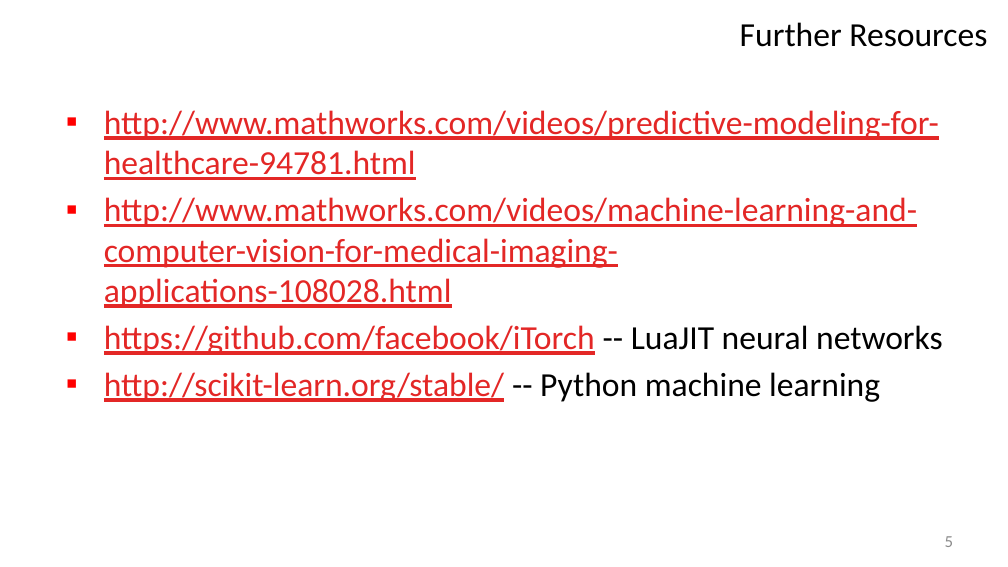
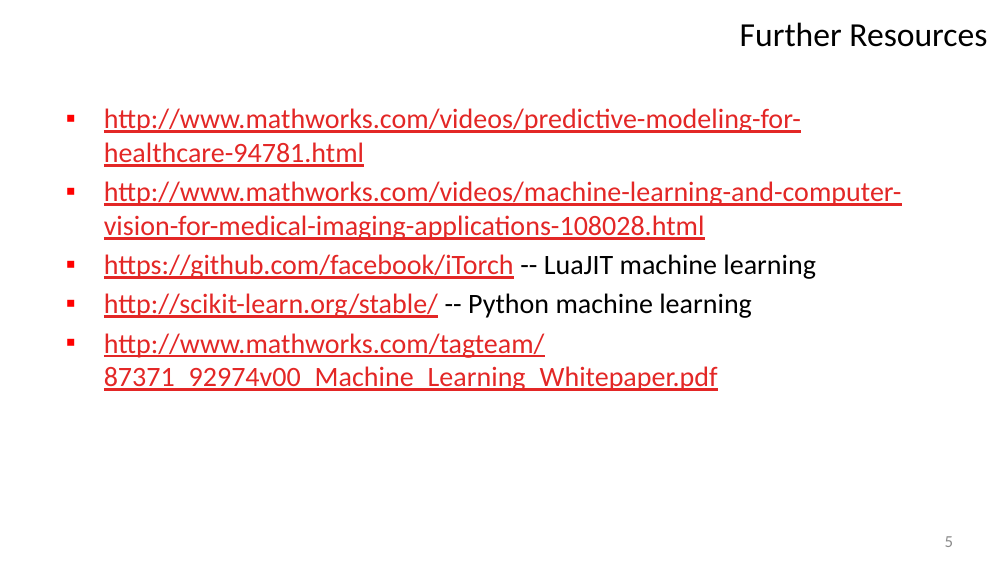
Before and after one commit to dadair-ca/ais-ml-tut-2016, a slide deck: slide 5 of ml-handson-2016-06-22.pptx. Drawn at 1008x567 pixels with LibreOffice and Linux fonts; fonts in the diff are those of the drawing; background and template pictures are left out. Boxes give left, top, right and bottom in pixels: in the first picture for what was removed or moved away, otherwise in the second. Text is boxed around its words. In the diff, an @@ line names an element or a change of style, - is before the commit and + after.

Commit message:
Updated references.

```diff
--- a/ml-handson-2016-06-22.pptx
+++ b/ml-handson-2016-06-22.pptx
@@ text at (104, 108, 902, 318): size 24 to 20 pt in "http://www.mathworks.com/videos/predictive-modeling-for-heal ...", "http://www.mathworks.com/videos/machine-learning-and-compute ...", "http://scikit-learn.org/stable/ -- Python machine learning" @@
@@ text at (104, 254, 816, 279): text changed; size 24 to 20 pt @@
-▪ https://github.com/facebook/iTorch -- LuaJIT neural networks
+▪ https://github.com/facebook/iTorch -- LuaJIT machine learning
@@ text at (104, 333, 718, 391): paragraph added @@
+▪ http://www.mathworks.com/tagteam/87371_92974v00_Machine_Learning_Whitepaper.pdf
```
